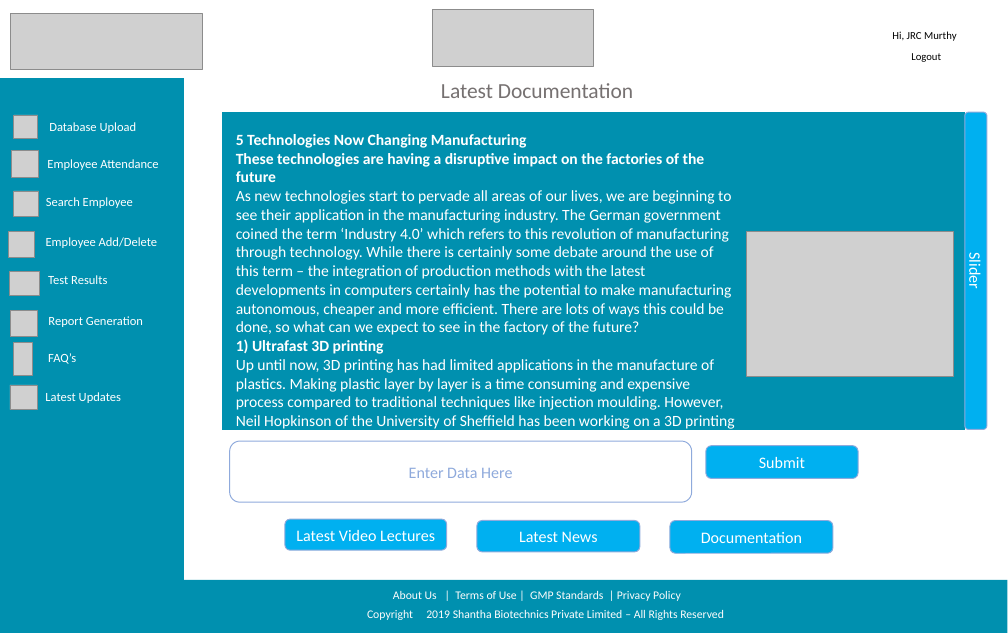
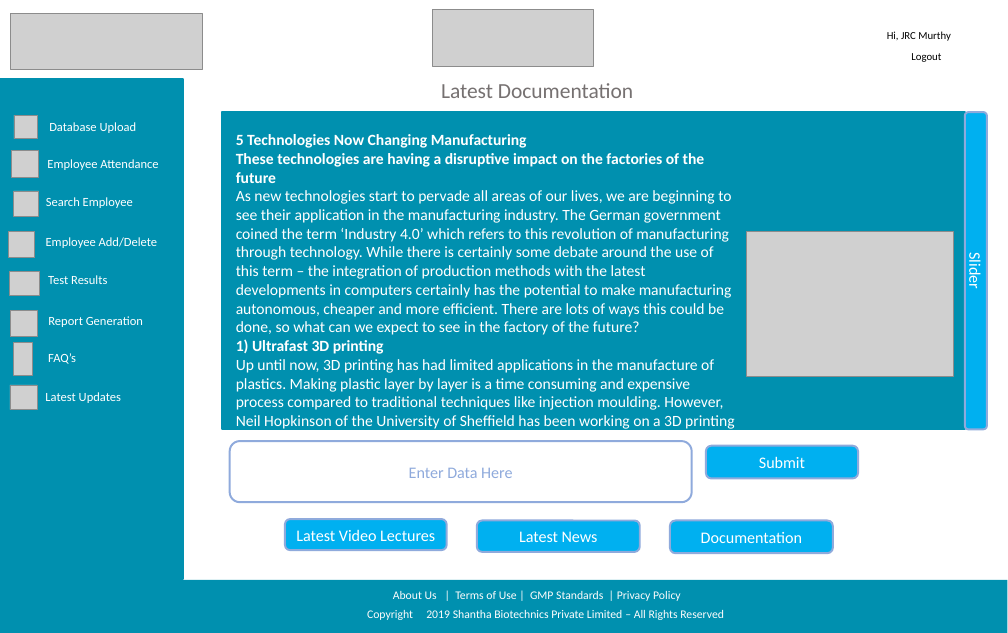
Before and after one commit to sarthakbhutani/Shantha_sih2019, a slide deck: slide 8 of Documentation/Screen Designs/Shanta Sanofi Screen Designs.pptx (slide 9 before the commit). Drawn at 1008x633 pixels with LibreOffice and Linux fonts; fonts in the diff are those of the drawing; grey boxes stand for pictures; background and template pictures are left out. Boxes give left, top, right and bottom in pixels: in the first picture for what was removed or moved away, otherwise in the second. Text is boxed around its words. In the diff, an @@ line names an element or a change of style, - is before the commit and + after.

```diff
--- a/Documentation/Screen Designs/Shanta Sanofi Screen Designs.pptx
+++ b/Documentation/Screen Designs/Shanta Sanofi Screen Designs.pptx
@@ text "Hi, JRC Murthy": place and size @@
-text "Hi, JRC Murthy" at bbox=[892, 31, 957, 41]
+text "Hi, JRC Murthy" at bbox=[887, 31, 951, 41]
@@ rectangle at bbox=[0, 79, 184, 579]: outline #0090AF 1 pt to #0090AF 2 pt @@
@@ rectangle at bbox=[222, 112, 964, 429]: outline #0090AF 1 pt to #0090AF 2 pt @@
@@ outline #8FAADC 1 pt to #8FAADC 2 pt; proportions changed in 4 elements at bbox=[229, 441, 691, 502], bbox=[706, 446, 858, 479], bbox=[285, 519, 447, 550], bbox=[965, 112, 987, 429] @@
```
Also in this commit, not shown: 15 other slides changed, 1 slide removed, 3 other files.
